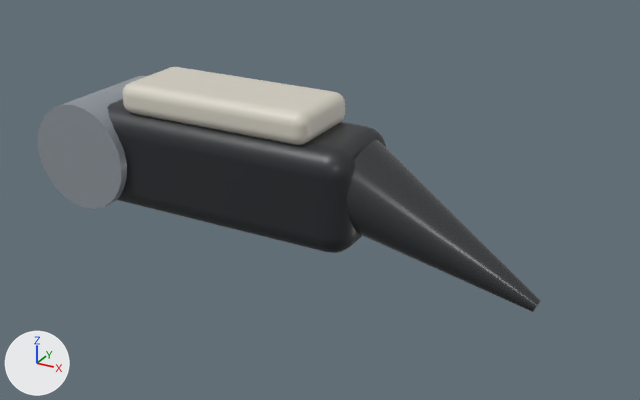
Renders of the glTF model src/raptor_description/meshes/digitigrade/right_toe_3_distal_link.glb from each side of a commit.
Both versions are drawn from a 50 mm camera at (0.1555, -0.1705, 0.0808) aimed at (0.0617, 0.0001, -0.0045). Lighting does not change. The marker at lower left points along +X, +Y and +Z. The picture after the commit comes second. Vertices at exactly the same position are counted once.

In view in the first picture: 'right_toe_3_distal_link'.
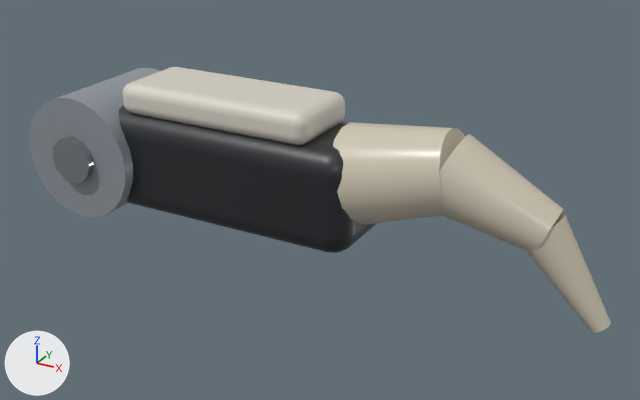
Changed parts and their boxes (x1, y1, x2, y2) in the pictures (640 x 400 px; the box of a moved part takes in the faces that stretch with it):
'right_toe_3_distal_link', reshaped (16% wider, 9% taller)
    before: (38, 67, 540, 312)
    after: (29, 67, 611, 333)
part 1 of me_right_toe_3_distal_link, rebuilt (31% narrower, 40% shorter)
    before: (347, 140, 540, 312)
    after: (333, 122, 465, 225)
part 2 of me_right_toe_3_distal_link, added
    after: (440, 134, 564, 251)
part 3 of me_right_toe_3_distal_link, added
    after: (526, 213, 611, 333)
part 4 of me_right_toe_3_distal_link, added
    after: (53, 137, 94, 183)
part 5 of me_right_toe_3_distal_link, moved or reshaped
    before: (38, 76, 146, 209)
    after: (29, 68, 160, 218)

The change, as a diff of the scene's bpy script:
```diff
--- a/src/raptor_description/meshes/digitigrade/right_toe_3_distal_link.glb.py
+++ b/src/raptor_description/meshes/digitigrade/right_toe_3_distal_link.glb.py
@@ mat_claw_polymer_right_toe_3_distal_link__claw_0__molded_polymer @@
+mat_claw_polymer_right_toe_3_distal_link__claw_0__molded_polymer = bpy.data.materials.new('claw polymer right_toe_3_distal_link__claw_0 [molded-polymer]')
+# colours: pale yellow #cfc6b2
+# uses the picture img_image_15
@@ mat_claw_polymer_right_toe_3_distal_link__claw_2__molded_polymer @@
+mat_claw_polymer_right_toe_3_distal_link__claw_2__molded_polymer = bpy.data.materials.new('claw polymer right_toe_3_distal_link__claw_2 [molded-polymer]')
+# colours: pale yellow #cfc6b2
+# uses the picture img_image_15
@@ mat_claw_polymer_right_toe_3_distal_link__claw_1__molded_polymer @@
+mat_claw_polymer_right_toe_3_distal_link__claw_1__molded_polymer = bpy.data.materials.new('claw polymer right_toe_3_distal_link__claw_1 [molded-polymer]')
+# colours: pale yellow #cfc6b2
+# uses the picture img_image_15
@@ mat_polished_pin_right_toe_3_distal_link__knuckle_pin__polished_metal @@
+mat_polished_pin_right_toe_3_distal_link__knuckle_pin__polished_metal = bpy.data.materials.new('polished pin right_toe_3_distal_link__knuckle_pin [polished-metal]')
+# colours: light grey #b8bdc2
+# uses the picture img_image_4
@@ me_right_toe_3_distal_link @@
-me_right_toe_3_distal_link.from_pydata(...)  # 788 vertices, 1560 faces; spans x -0.014..0.1164, y -0.015..0.015, z -0.0198..0.02
+me_right_toe_3_distal_link.from_pydata(...)  # 872 vertices, 1716 faces; spans x -0.016..0.1315, y -0.018..0.018, z -0.0208..0.02
+# me_right_toe_3_distal_link part 1: the loose piece of 122 vertices spanning x 0.0657..0.1164, y -0.011..0.011, z -0.0198..0.0124 is rebuilt with 56 vertices and now spans x 0.0684..0.0974, y -0.012..0.012, z -0.0075..0.0185, in mat_claw_polymer_right_toe_3_distal_link__claw_0__molded_polymer
+# me_right_toe_3_distal_link part 2: a new loose piece of 56 vertices spanning x 0.09..0.1187, y -0.0094..0.0094, z -0.0054..0.0176, in mat_claw_polymer_right_toe_3_distal_link__claw_1__molded_polymer
+# me_right_toe_3_distal_link part 3: a new loose piece of 56 vertices spanning x 0.1104..0.1315, y -0.0056..0.0056, z -0.0208..0.0038, in mat_claw_polymer_right_toe_3_distal_link__claw_2__molded_polymer
+# me_right_toe_3_distal_link part 4: a new loose piece of 38 vertices spanning x -0.006..0.006, y -0.018..0.018, z -0.006..0.006, in mat_polished_pin_right_toe_3_distal_link__knuckle_pin__polished_metal
+# me_right_toe_3_distal_link part 5
+# 74 vertices move from x -0.014..0.014, y -0.015..0.015, z -0.014..0.014 to x -0.016..0.016, y -0.016..0.016, z -0.016..0.016
 me_right_toe_3_distal_link.materials.append(mat_anodized_frame_right_toe_3_distal_link__segment__anodized_metal)
@@ me_right_toe_3_distal_link @@
 me_right_toe_3_distal_link.materials.append(mat_brushed_actuator_right_toe_3_distal_link__hinge__brushed_metal)
-me_right_toe_3_distal_link.materials.append(mat_claw_polymer_right_toe_3_distal_link__claw__molded_polymer)
+me_right_toe_3_distal_link.materials.append(mat_polished_pin_right_toe_3_distal_link__knuckle_pin__polished_metal)
+me_right_toe_3_distal_link.materials.append(mat_claw_polymer_right_toe_3_distal_link__claw_0__molded_polymer)
+me_right_toe_3_distal_link.materials.append(mat_claw_polymer_right_toe_3_distal_link__claw_1__molded_polymer)
+me_right_toe_3_distal_link.materials.append(mat_claw_polymer_right_toe_3_distal_link__claw_2__molded_polymer)
```
